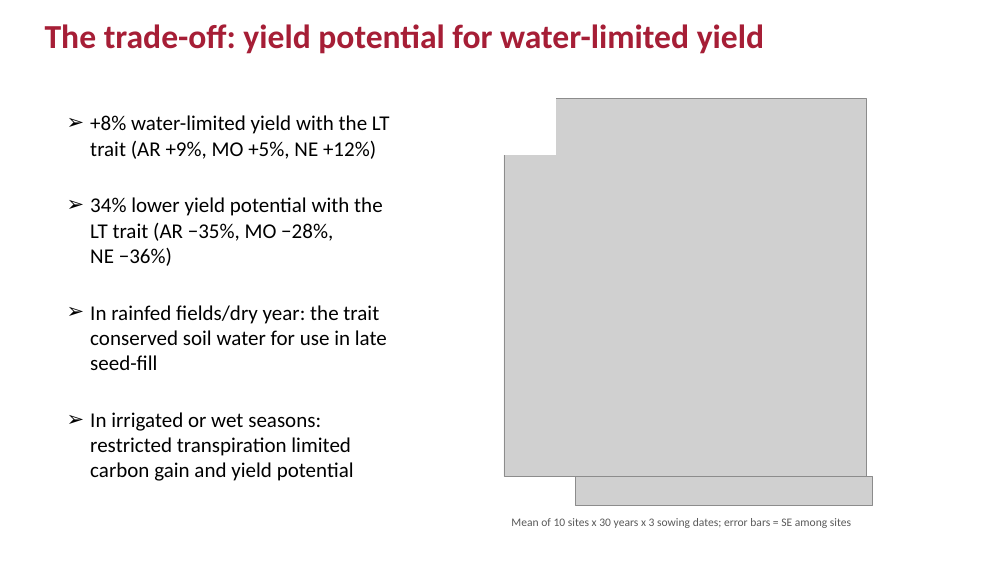
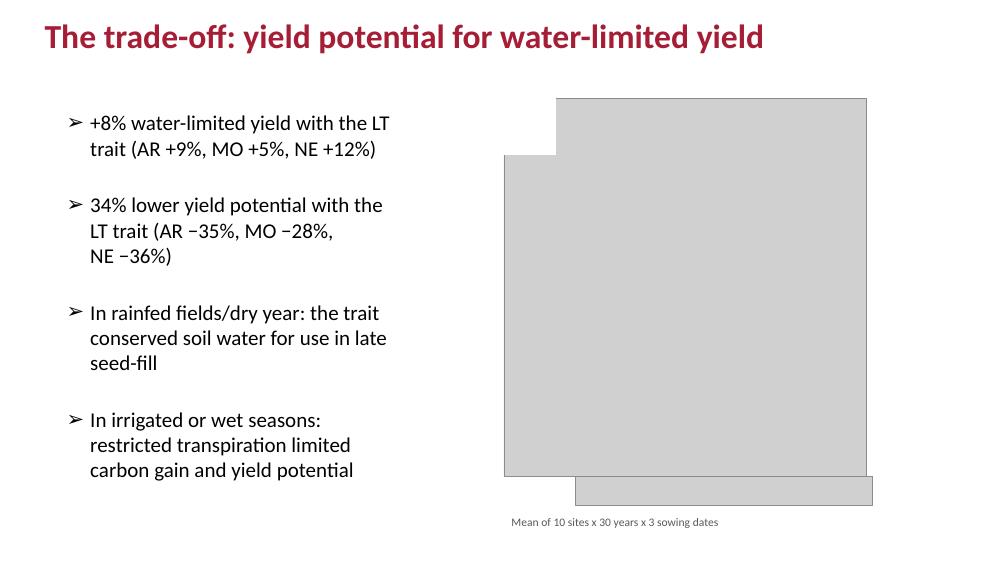
Before and after one commit to ElvisElli/LT-trait, a slide deck: slide 11 of ASA-2026-Elli-LT-trait_revised.pptx. Drawn at 1008x567 pixels with LibreOffice and Linux fonts; fonts in the diff are those of the drawing; grey boxes stand for pictures. Boxes give left, top, right and bottom in pixels: in the first picture for what was removed or moved away, otherwise in the second. Text is boxed around its words. In the diff, an @@ line names an element or a change of style, - is before the commit and + after.

```diff
--- a/ASA-2026-Elli-LT-trait_revised.pptx
+++ b/ASA-2026-Elli-LT-trait_revised.pptx
@@ text at (511, 518, 719, 528): text changed @@
-Mean of 10 sites x 30 years x 3 sowing dates; error bars = SE among sites
+Mean of 10 sites x 30 years x 3 sowing dates
```
Also in this commit, not shown: 2 other files.
